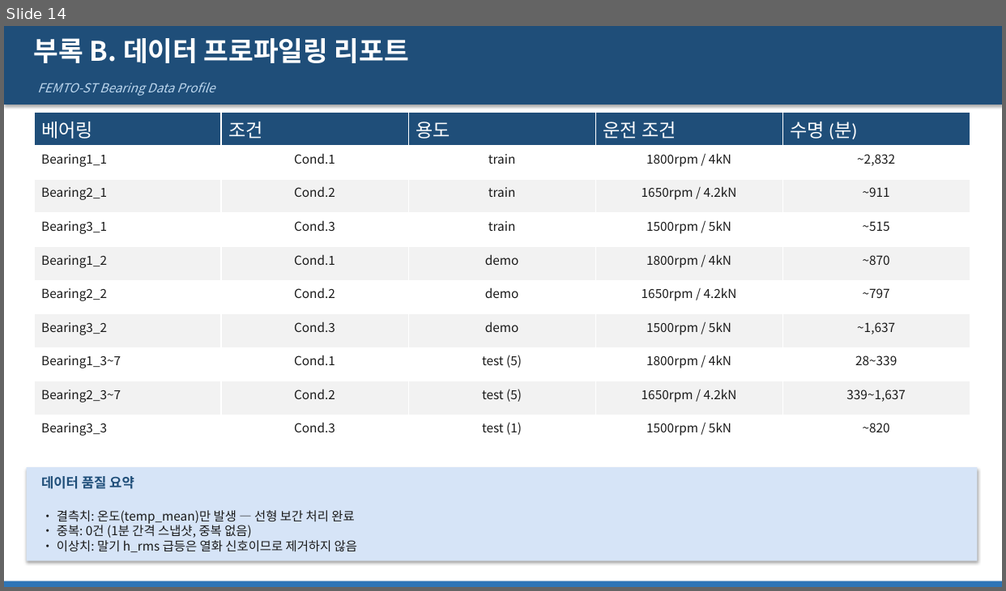
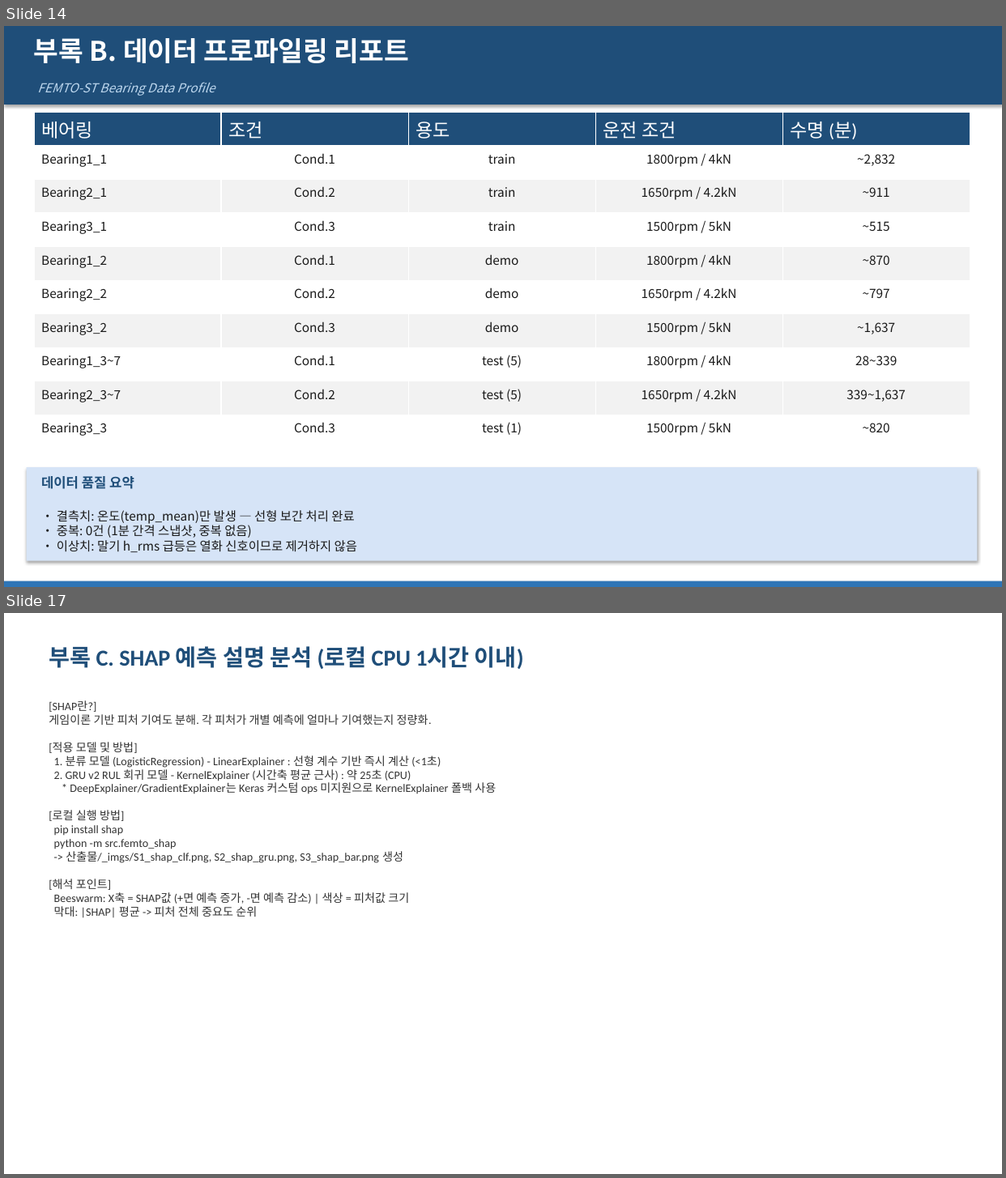
Before and after one commit to vapsnamheo-dev/AISOURCE, a slide deck: Homework/DL_FactoryAutomation/산출물/딥러닝_FEMTO_RUL_발표자료.pptx. Shown one above the other, each under a label of ours: slide 14 before the commit, slides 14 and 17 after it; the slides between them are not shown. The pictures are 1006x591 and 1006x1178 pixels, drawn with LibreOffice and Linux fonts; fonts in the diff are those of the drawing. Boxes give left, top, right and bottom in pixels: in the first picture for what was removed or moved away, otherwise in the second. Text is boxed around its words. In the diff, an @@ line names an element or a change of style, - is before the commit and + after.

Commit message:
feat: SHAP 예측 설명 추가 + Streamlit Cloud 버그 수정
- src/femto_shap.py: 로컬 CPU SHAP 분석 스크립트 추가
  LinearExplainer(분류) + KernelExplainer(GRU, 시간축 평균 근사)
- 산출물/_imgs/S1~S3: SHAP beeswarm + 피처 중요도 비교 차트 3종
- 딥러닝_FEMTO_RUL_발표자료.pptx: 부록C SHAP 슬라이드 3장 추가
- 딥러닝_산출물_발표용.docx: 부록E SHAP 분석 섹션 추가
- data/FEMTO_processed/vif_results.csv: 실제 VIF 값 재계산
- src/femto_preprocess.py: temp_mean 전체 NaN 시 0 대체 처리
- app/streamlit_femto.py: df.empty 시 경고 메시지 개선
- models/femto_lstm_rul.keras: Cloud 배포용 LSTM 모델 추가

```diff
--- a/Homework/DL_FactoryAutomation/산출물/딥러닝_FEMTO_RUL_발표자료.pptx
+++ b/Homework/DL_FactoryAutomation/산출물/딥러닝_FEMTO_RUL_발표자료.pptx
@@ slide 17 added at [4,613,1002,1174], background #FFFFFF @@
@@ text added at [49,646,524,669], 22 pt, text #1F4E79, bold @@
+부록 C. SHAP 예측 설명 분석 (로컬 CPU 1시간 이내)
@@ text added at [49,700,496,918], 11 pt, text #333333 @@
+[SHAP란?]
+게임이론 기반 피처 기여도 분해. 각 피처가 개별 예측에 얼마나 기여했는지 정량화.
+[적용 모델 및 방법]
+1. 분류 모델 (LogisticRegression) - LinearExplainer : 선형 계수 기반 즉시 계산 (<1초)
+2. GRU v2 RUL 회귀 모델 - KernelExplainer (시간축 평균 근사) : 약 25초 (CPU)
+* DeepExplainer/GradientExplainer는 Keras 커스텀 ops 미지원으로 KernelExplainer 폴백 사용
+[로컬 실행 방법]
+pip install shap
+python -m src.femto_shap
+-> 산출물/_imgs/S1_shap_clf.png, S2_shap_gru.png, S3_shap_bar.png 생성
+[해석 포인트]
+Beeswarm: X축 = SHAP값 (+면 예측 증가, -면 예측 감소) | 색상 = 피처값 크기
+막대: |SHAP| 평균 -> 피처 전체 중요도 순위
```
Also in this commit, not shown: 1 slide changed, 4 other slides added, 9 other files.
